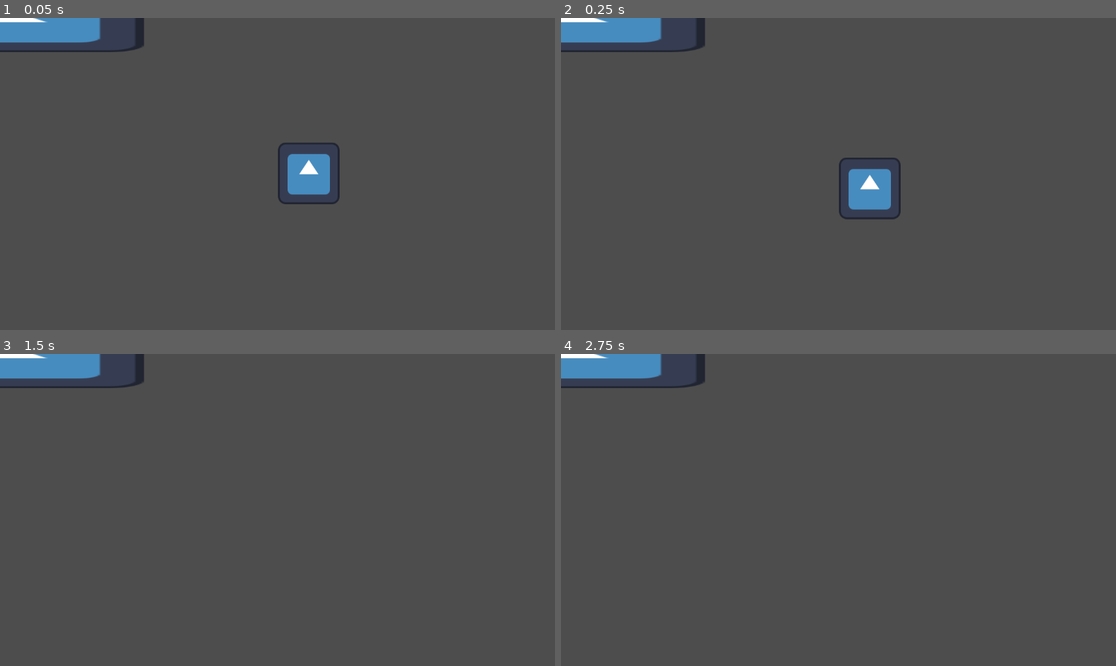
Above: before the commit, frames 1-4 (two rows, left to right).
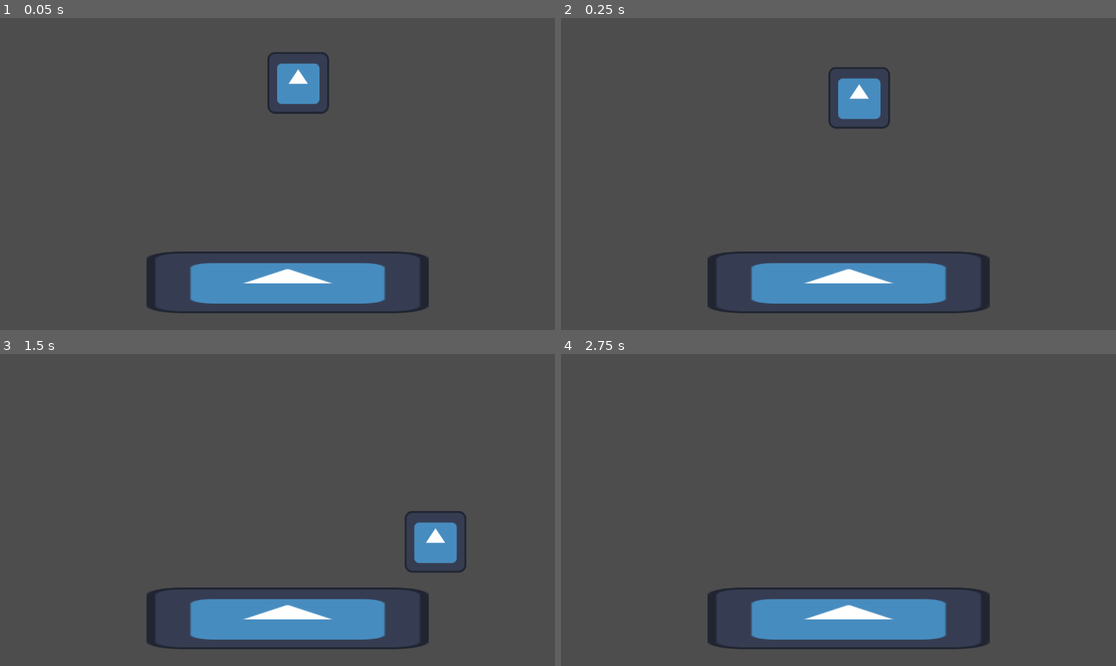
Above: after the commit, the same moments.

Repository: loganfraser12/platform-game
Game: Godot game, scene res://game.tscn
Two runs of this game, one before a commit and one after it. Both use one fixed random seed, a clock stepped at 60 frames per second and the inputs below. The engine's default icon, where the game draws it, is replaced by a stand-in: a white triangle on a blue panel in a dark square.
Inputs:
- Up to frame 1 (0.05 s): no input
- Up to frame 2 (0.25 s): no input
- Up to frame 3 (1.5 s): tap Enter (ui_accept) at 0.5, 0.77 s; hold Right (ui_right) from 0.53 s (still down)
- Up to frame 4 (2.75 s): tap Enter (ui_accept) at 1.52 s; release Right (ui_right) at 2.03 s; hold Left (ui_left) from 2.03 s (still down)

The runs differ from the first frame. In frame 1, 10% of the frame differs, in the area x 0-78%, y 0-95%; in frame 2, 10%; in frame 3, 8.9%; in frame 4, 7.6%.

Commit message:
fisinished first video started second

Diff:
--- a/game.tscn
+++ b/game.tscn
@@ -1,36 +1,27 @@
-[gd_scene load_steps=5 format=3 uid="uid://dgoq4va75h1ag"]
+[gd_scene load_steps=4 format=3 uid="uid://dgoq4va75h1ag"]
 
-[ext_resource type="Script" path="res://script/player.gd" id="1_4xggk"]
+[ext_resource type="PackedScene" uid="uid://x2ael7c772cc" path="res://prefabs/player.tscn" id="1_a8tip"]
 [ext_resource type="Texture2D" uid="uid://do8becxkw76y4" path="res://icon.svg" id="1_e2xbr"]
 
-[sub_resource type="RectangleShape2D" id="RectangleShape2D_oaw0a"]
-size = Vector2(130, 128)
-
 [sub_resource type="RectangleShape2D" id="RectangleShape2D_jsnwg"]
-size = Vector2(613, 128)
+size = Vector2(593.5, 128)
 
 [node name="game" type="Node2D"]
 position = Vector2(-2, 0)
 
-[node name="player" type="CharacterBody2D" parent="."]
-position = Vector2(643, 321)
-script = ExtResource("1_4xggk")
+[node name="platform" type="StaticBody2D" parent="."]
+position = Vector2(595, 546)
 metadata/_edit_group_ = true
 
-[node name="Sprite2D" type="Sprite2D" parent="player"]
+[node name="CollisionShape2D" type="CollisionShape2D" parent="platform"]
+position = Vector2(0, 13)
+shape = SubResource("RectangleShape2D_jsnwg")
+metadata/_edit_group_ = true
+
+[node name="Sprite2D" type="Sprite2D" parent="platform"]
+position = Vector2(4, 3)
+scale = Vector2(4.57813, 1)
 texture = ExtResource("1_e2xbr")
 
-[node name="CollisionShape2D" type="CollisionShape2D" parent="player"]
-position = Vector2(1, 0)
-shape = SubResource("RectangleShape2D_oaw0a")
-
-[node name="StaticBody2D" type="StaticBody2D" parent="."]
-
-[node name="CollisionShape2D" type="CollisionShape2D" parent="StaticBody2D"]
-position = Vector2(3, 3)
-shape = SubResource("RectangleShape2D_jsnwg")
-
-[node name="Sprite2D" type="Sprite2D" parent="StaticBody2D"]
-position = Vector2(8.00006, 6.99999)
-scale = Vector2(4.57813, 1)
-texture = ExtResource("1_e2xbr")
+[node name="player" parent="." instance=ExtResource("1_a8tip")]
+position = Vector2(621, 133)
--- /dev/null
+++ b/prefabs/player.tscn
@@ -0,0 +1,18 @@
+[gd_scene load_steps=4 format=3 uid="uid://x2ael7c772cc"]
+
+[ext_resource type="Script" path="res://script/player.gd" id="1_2p4ts"]
+[ext_resource type="Texture2D" uid="uid://do8becxkw76y4" path="res://icon.svg" id="2_1ql4j"]
+
+[sub_resource type="RectangleShape2D" id="RectangleShape2D_oaw0a"]
+size = Vector2(130, 128)
+
+[node name="player" type="CharacterBody2D"]
+script = ExtResource("1_2p4ts")
+metadata/_edit_group_ = true
+
+[node name="Sprite2D" type="Sprite2D" parent="."]
+texture = ExtResource("2_1ql4j")
+
+[node name="CollisionShape2D" type="CollisionShape2D" parent="."]
+position = Vector2(1, 0)
+shape = SubResource("RectangleShape2D_oaw0a")
